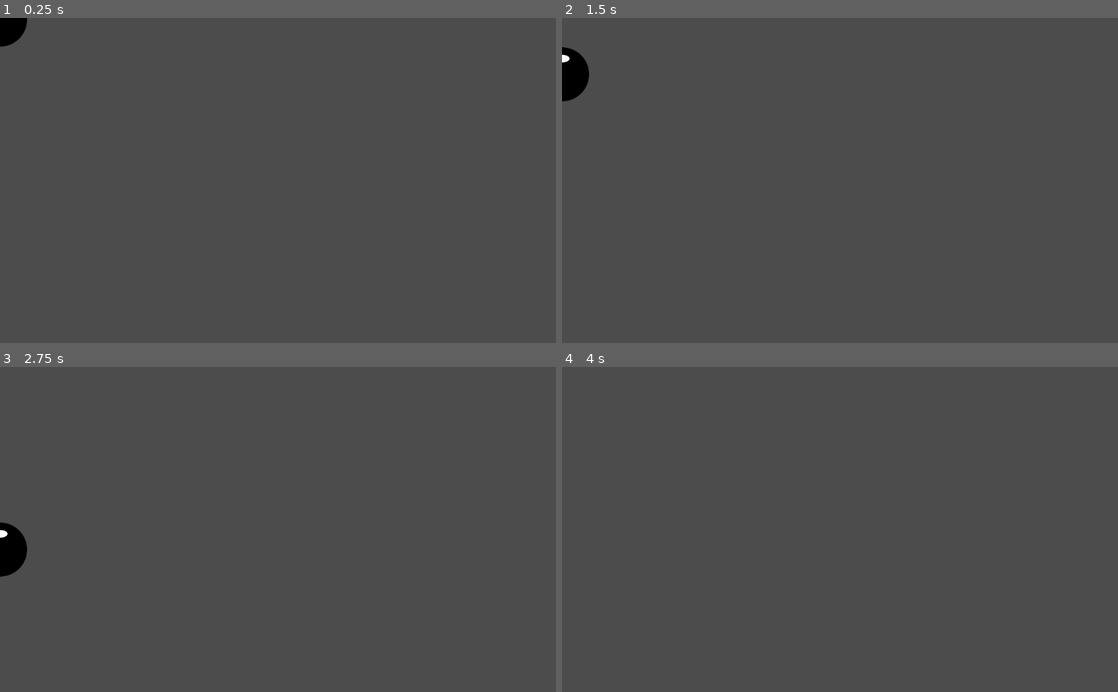
Above: before the commit, frames 1-4 (two rows, left to right).
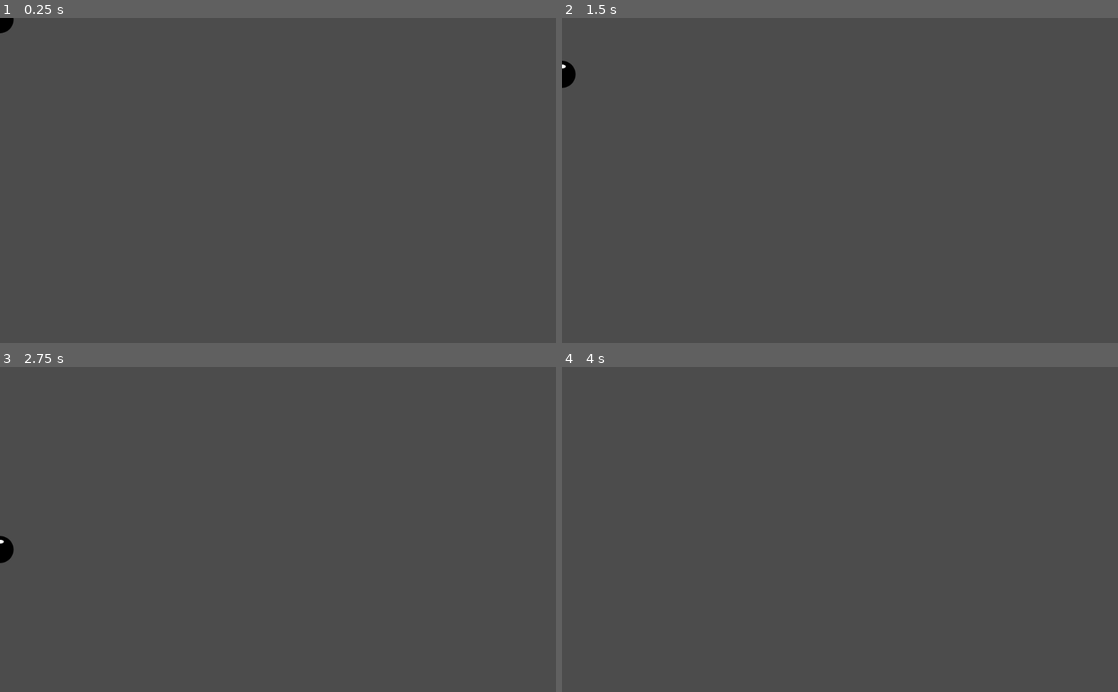
Above: after the commit, the same moments.

Repository: KOBUGE-Games/tetrisrun
Game: Godot game, scene res://runner/runner.tscn
The game is run twice, just before and just after one commit, with the same random seed, the same clock (stepped at 60 frames per second) and the same inputs. This scene is started directly instead of the project's main scene.
Inputs:
- Up to frame 1 (0.25 s): no input
- Up to frame 2 (1.5 s): no input
- Up to frame 3 (2.75 s): no input
- Up to frame 4 (4 s): no input

The runs differ from the first frame. In frame 1, 0.3% of the frame differs, in the area x 0-5%, y 0-9%; in frame 2, 0.5%, in the area x 0-5%, y 8-26%; in frame 3, 0.5%; in frame 4, nothing differs.

Commit message:
Added starting implementation of level.

Diff:
--- a/global.gd
+++ b/global.gd
@@ -4,6 +4,8 @@
 const runner_circumference = 2 * PI * runner_radius
 const runner_speed = 10
 
+const tile_size = 100
+
 
 
 
--- /dev/null
+++ b/level/level_tileset.tres
@@ -0,0 +1,14 @@
+[gd_resource type="TileSet" load_steps=2 format=2]
+
+[ext_resource path="res://gfx/ground_tile.png" type="Texture" id=1]
+
+[resource]
+
+0/name = "sprite"
+0/texture = ExtResource( 1 )
+0/tex_offset = Vector2( 0, 0 )
+0/modulate = Color( 1, 1, 1, 1 )
+0/region = Rect2( 0, 0, 100, 100 )
+0/occluder_offset = Vector2( 50, 50 )
+0/navigation_offset = Vector2( 50, 50 )
+0/shapes = [  ]
--- /dev/null
+++ b/level/level_tileset.tscn
@@ -0,0 +1,28 @@
+[gd_scene load_steps=3 format=2]
+
+[ext_resource path="res://gfx/ground_tile.png" type="Texture" id=1]
+
+[sub_resource type="RectangleShape2D" id=1]
+
+custom_solver_bias = 0.0
+extents = Vector2( 50, 50 )
+
+[node name="level_tileset" type="Node2D"]
+
+[node name="ground_tile" type="StaticBody2D" parent="."]
+
+input_pickable = false
+collision_layer = 1
+collision_mask = 1
+constant_linear_velocity = Vector2( 0, 0 )
+constant_angular_velocity = 0.0
+friction = 1.0
+bounce = 0.0
+
+[node name="sprite" type="Sprite" parent="ground_tile"]
+
+texture = ExtResource( 1 )
+
+[node name="collision_shape_2d" type="CollisionShape2D" parent="ground_tile"]
+
+shape = SubResource( 1 )
--- a/runner/runner.tscn
+++ b/runner/runner.tscn
@@ -6,7 +6,7 @@
 [sub_resource type="CircleShape2D" id=1]
 
 custom_solver_bias = 0.0
-radius = 50.0
+radius = 25.0
 
 [node name="runner" type="RigidBody2D"]
 
@@ -33,6 +33,7 @@
 [node name="sprite" type="Sprite" parent="."]
 
 texture = ExtResource( 2 )
+_sections_unfolded = [ "Transform" ]
 
 [node name="collision_shape_2d" type="CollisionShape2D" parent="."]
 
Binary file changed: gfx/ball.png
Binary file added: gfx/ground_tile.png
Not shown, added: gfx/ground_tile.png.import
